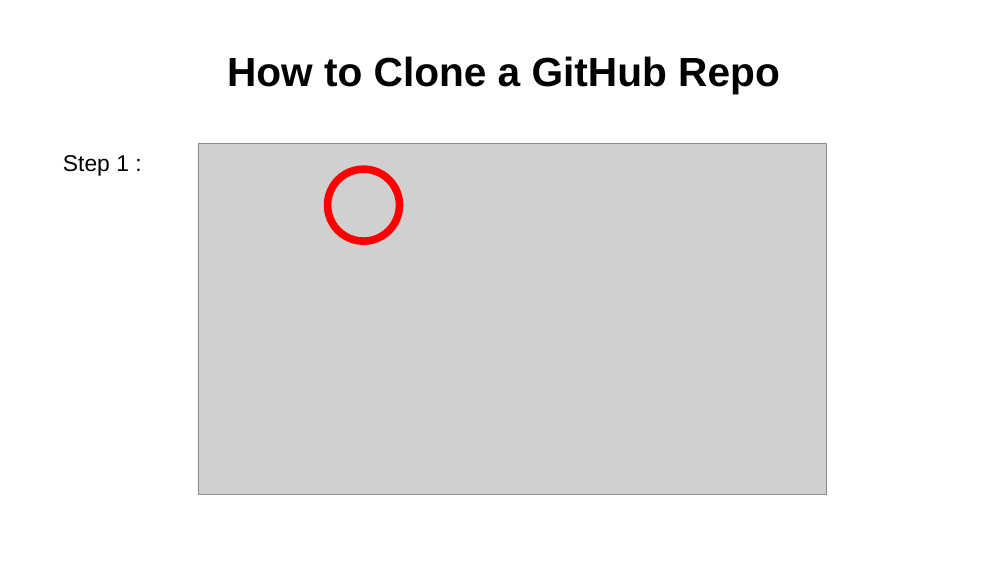
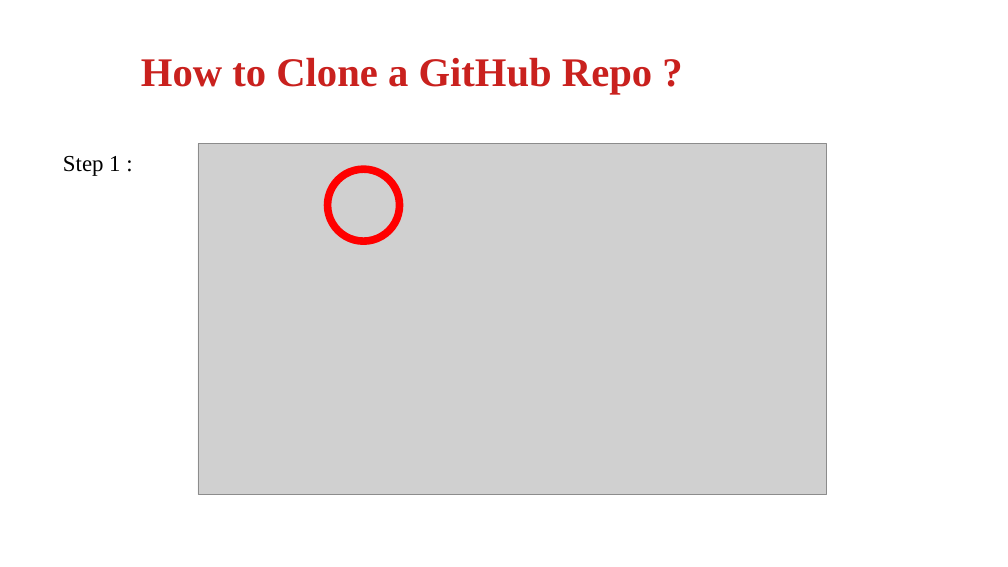
Before and after one commit to anubhavAnora/presentation, a slide deck: slide 11 of Presentation.odp. Drawn at 1008x567 pixels with LibreOffice and Linux fonts; fonts in the diff are those of the drawing; grey boxes stand for pictures. Boxes give left, top, right and bottom in pixels: in the first picture for what was removed or moved away, otherwise in the second. Text is boxed around its words. In the diff, an @@ line names an element or a change of style, - is before the commit and + after.

```diff
--- a/Presentation.odp
+++ b/Presentation.odp
@@ title at [141, 57, 652, 94]: text changed; font Arial to Times New Roman; text colour #000000 to #C9211E @@
-How to Clone a GitHub Repo
+How to Clone a GitHub Repo ?
@@ text "Step 1 :" at [63, 156, 120, 176]: font Arial to Times New Roman @@
```
Also in this commit, not shown: 13 other slides changed.
